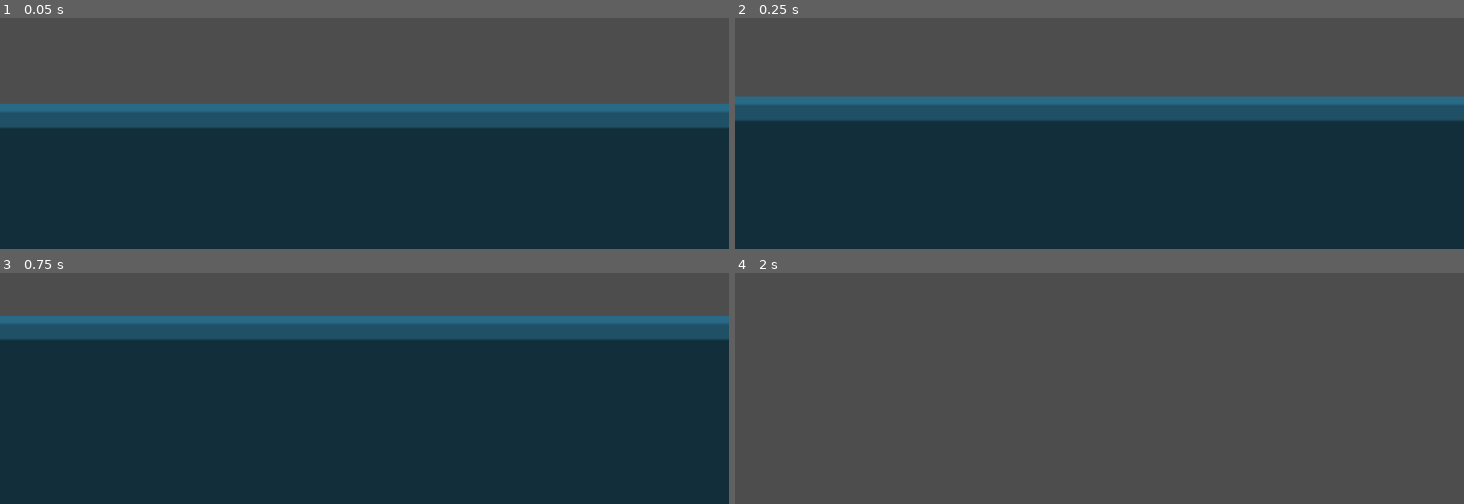
Above: before the commit, frames 1-4 (two rows, left to right).
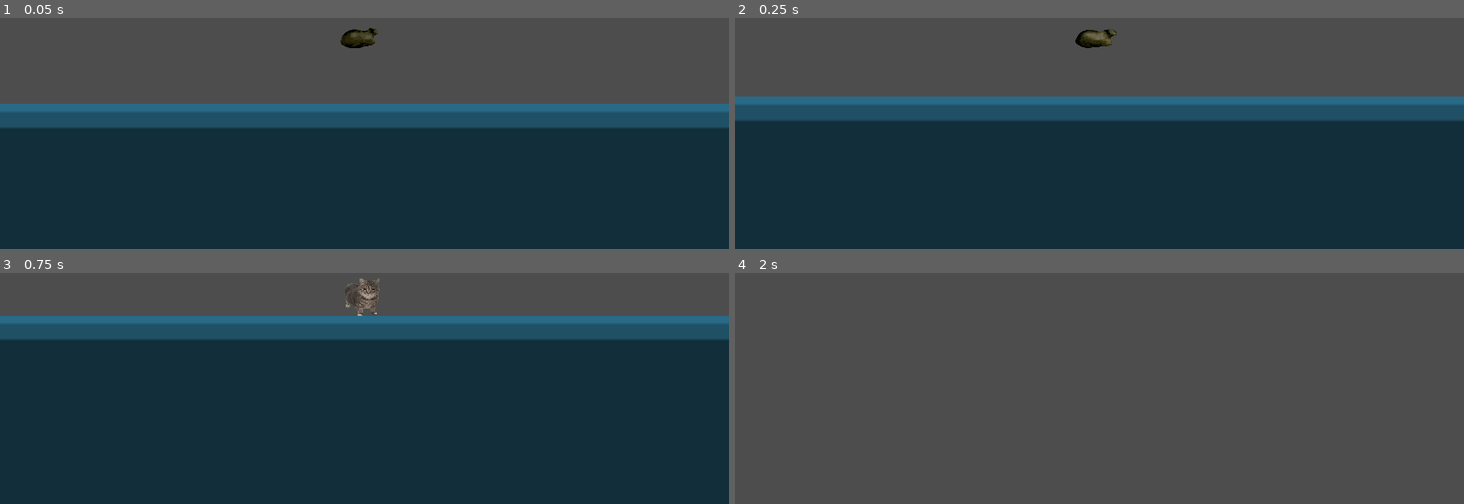
Above: after the commit, the same moments.

Repository: Inkling4/jumpy-cat
Game: Godot game, scene res://scenes/lvl_test.tscn
Same seed, same stepped clock (60 frames per second), same inputs: the game is played once before the commit and once after it. The project has no main scene, so this scene is started directly.
Inputs (mouse positions are in pixels of both pictures, inside the frame that each line leads up to):
- Up to frame 1 (0.05 s): no input
- Up to frame 2 (0.25 s): no input
- Up to frame 3 (0.75 s): move the mouse to (524, 277) at 0.52 s; press the mouse at (524, 277) at 0.53 s
- Up to frame 4 (2 s): tap Enter at 1.25 s; move the mouse to (953, 319) at 1.27 s; release the mouse at (953, 319) at 1.28 s; click (953, 319) at 1.35 s

The runs differ from the first frame. In frame 1, 0.3% of the frame differs, in the area x 46-52%, y 4-14%; in frame 2, 0.3%, in the area x 46-53%, y 4-14%; in frame 3, 0.3%; in frame 4, nothing differs.

Commit message:
added player sprite

Diff:
--- a/scenes/gato.tscn
+++ b/scenes/gato.tscn
@@ -1,23 +1,399 @@
-[gd_scene load_steps=4 format=3 uid="uid://s4er21x1mdw3"]
+[gd_scene load_steps=57 format=3 uid="uid://s4er21x1mdw3"]
 
 [ext_resource type="Script" uid="uid://dt37aqvc1ivu5" path="res://scripts/gato.gd" id="1_874ei"]
 [ext_resource type="AudioStream" uid="uid://diof5crq4yo0y" path="res://assets/sound/cat-spin-sound .mp3" id="2_0d640"]
+[ext_resource type="Texture2D" uid="uid://cx5cdt2v2ghhe" path="res://assets/sprites/gato.png" id="2_85aii"]
 
 [sub_resource type="CircleShape2D" id="CircleShape2D_85aii"]
 radius = 50.0
 
-[node name="Gato" type="CharacterBody2D" node_paths=PackedStringArray("AudioPlayer")]
+[sub_resource type="AtlasTexture" id="AtlasTexture_djawk"]
+atlas = ExtResource("2_85aii")
+region = Rect2(360, 0, 360, 360)
+
+[sub_resource type="AtlasTexture" id="AtlasTexture_85aii"]
+atlas = ExtResource("2_85aii")
+region = Rect2(0, 0, 360, 360)
+
+[sub_resource type="AtlasTexture" id="AtlasTexture_knjbb"]
+atlas = ExtResource("2_85aii")
+region = Rect2(720, 0, 360, 360)
+
+[sub_resource type="AtlasTexture" id="AtlasTexture_mll3j"]
+atlas = ExtResource("2_85aii")
+region = Rect2(1080, 0, 360, 360)
+
+[sub_resource type="AtlasTexture" id="AtlasTexture_bt7dp"]
+atlas = ExtResource("2_85aii")
+region = Rect2(1440, 0, 360, 360)
+
+[sub_resource type="AtlasTexture" id="AtlasTexture_yyg4i"]
+atlas = ExtResource("2_85aii")
+region = Rect2(1800, 0, 360, 360)
+
+[sub_resource type="AtlasTexture" id="AtlasTexture_ipn53"]
+atlas = ExtResource("2_85aii")
+region = Rect2(2160, 0, 360, 360)
+
+[sub_resource type="AtlasTexture" id="AtlasTexture_ou6dj"]
+atlas = ExtResource("2_85aii")
+region = Rect2(2520, 0, 360, 360)
+
+[sub_resource type="AtlasTexture" id="AtlasTexture_d0v28"]
+atlas = ExtResource("2_85aii")
+region = Rect2(0, 360, 360, 360)
+
+[sub_resource type="AtlasTexture" id="AtlasTexture_7e64k"]
+atlas = ExtResource("2_85aii")
+region = Rect2(360, 360, 360, 360)
+
+[sub_resource type="AtlasTexture" id="AtlasTexture_tcbsd"]
+atlas = ExtResource("2_85aii")
+region = Rect2(720, 360, 360, 360)
+
+[sub_resource type="AtlasTexture" id="AtlasTexture_ifa8a"]
+atlas = ExtResource("2_85aii")
+region = Rect2(1080, 360, 360, 360)
+
+[sub_resource type="AtlasTexture" id="AtlasTexture_jn5ls"]
+atlas = ExtResource("2_85aii")
+region = Rect2(1440, 360, 360, 360)
+
+[sub_resource type="AtlasTexture" id="AtlasTexture_ps0uf"]
+atlas = ExtResource("2_85aii")
+region = Rect2(1800, 360, 360, 360)
+
+[sub_resource type="AtlasTexture" id="AtlasTexture_25a5w"]
+atlas = ExtResource("2_85aii")
+region = Rect2(2160, 360, 360, 360)
+
+[sub_resource type="AtlasTexture" id="AtlasTexture_tgpsb"]
+atlas = ExtResource("2_85aii")
+region = Rect2(2520, 360, 360, 360)
+
+[sub_resource type="AtlasTexture" id="AtlasTexture_dtogy"]
+atlas = ExtResource("2_85aii")
+region = Rect2(0, 720, 360, 360)
+
+[sub_resource type="AtlasTexture" id="AtlasTexture_bns6q"]
+atlas = ExtResource("2_85aii")
+region = Rect2(360, 720, 360, 360)
+
+[sub_resource type="AtlasTexture" id="AtlasTexture_fp8su"]
+atlas = ExtResource("2_85aii")
+region = Rect2(720, 720, 360, 360)
+
+[sub_resource type="AtlasTexture" id="AtlasTexture_aoyoo"]
+atlas = ExtResource("2_85aii")
+region = Rect2(1080, 720, 360, 360)
+
+[sub_resource type="AtlasTexture" id="AtlasTexture_j2it0"]
+atlas = ExtResource("2_85aii")
+region = Rect2(1440, 720, 360, 360)
+
+[sub_resource type="AtlasTexture" id="AtlasTexture_w0hxq"]
+atlas = ExtResource("2_85aii")
+region = Rect2(1800, 720, 360, 360)
+
+[sub_resource type="AtlasTexture" id="AtlasTexture_idetw"]
+atlas = ExtResource("2_85aii")
+region = Rect2(2160, 720, 360, 360)
+
+[sub_resource type="AtlasTexture" id="AtlasTexture_p4nd5"]
+atlas = ExtResource("2_85aii")
+region = Rect2(2520, 720, 360, 360)
+
+[sub_resource type="AtlasTexture" id="AtlasTexture_5pp5x"]
+atlas = ExtResource("2_85aii")
+region = Rect2(0, 1080, 360, 360)
+
+[sub_resource type="AtlasTexture" id="AtlasTexture_xjxrx"]
+atlas = ExtResource("2_85aii")
+region = Rect2(360, 1080, 360, 360)
+
+[sub_resource type="AtlasTexture" id="AtlasTexture_8ajw3"]
+atlas = ExtResource("2_85aii")
+region = Rect2(720, 1080, 360, 360)
+
+[sub_resource type="AtlasTexture" id="AtlasTexture_3vmo6"]
+atlas = ExtResource("2_85aii")
+region = Rect2(1080, 1080, 360, 360)
+
+[sub_resource type="AtlasTexture" id="AtlasTexture_gnyuv"]
+atlas = ExtResource("2_85aii")
+region = Rect2(1440, 1080, 360, 360)
+
+[sub_resource type="AtlasTexture" id="AtlasTexture_ro0xr"]
+atlas = ExtResource("2_85aii")
+region = Rect2(1800, 1080, 360, 360)
+
+[sub_resource type="AtlasTexture" id="AtlasTexture_lh6lj"]
+atlas = ExtResource("2_85aii")
+region = Rect2(2160, 1080, 360, 360)
+
+[sub_resource type="AtlasTexture" id="AtlasTexture_f3fts"]
+atlas = ExtResource("2_85aii")
+region = Rect2(2520, 1080, 360, 360)
+
+[sub_resource type="AtlasTexture" id="AtlasTexture_nnyuj"]
+atlas = ExtResource("2_85aii")
+region = Rect2(0, 1440, 360, 360)
+
+[sub_resource type="AtlasTexture" id="AtlasTexture_yr8jk"]
+atlas = ExtResource("2_85aii")
+region = Rect2(360, 1440, 360, 360)
+
+[sub_resource type="AtlasTexture" id="AtlasTexture_eolr0"]
+atlas = ExtResource("2_85aii")
+region = Rect2(720, 1440, 360, 360)
+
+[sub_resource type="AtlasTexture" id="AtlasTexture_tacfr"]
+atlas = ExtResource("2_85aii")
+region = Rect2(1080, 1440, 360, 360)
+
+[sub_resource type="AtlasTexture" id="AtlasTexture_acxqv"]
+atlas = ExtResource("2_85aii")
+region = Rect2(1440, 1440, 360, 360)
+
+[sub_resource type="AtlasTexture" id="AtlasTexture_idig0"]
+atlas = ExtResource("2_85aii")
+region = Rect2(1800, 1440, 360, 360)
+
+[sub_resource type="AtlasTexture" id="AtlasTexture_mfd41"]
+atlas = ExtResource("2_85aii")
+region = Rect2(2160, 1440, 360, 360)
+
+[sub_resource type="AtlasTexture" id="AtlasTexture_coktv"]
+atlas = ExtResource("2_85aii")
+region = Rect2(2520, 1440, 360, 360)
+
+[sub_resource type="AtlasTexture" id="AtlasTexture_l0ob5"]
+atlas = ExtResource("2_85aii")
+region = Rect2(0, 1800, 360, 360)
+
+[sub_resource type="AtlasTexture" id="AtlasTexture_nqguf"]
+atlas = ExtResource("2_85aii")
+region = Rect2(360, 1800, 360, 360)
+
+[sub_resource type="AtlasTexture" id="AtlasTexture_lff7b"]
+atlas = ExtResource("2_85aii")
+region = Rect2(720, 1800, 360, 360)
+
+[sub_resource type="AtlasTexture" id="AtlasTexture_uvv36"]
+atlas = ExtResource("2_85aii")
+region = Rect2(1080, 1800, 360, 360)
+
+[sub_resource type="AtlasTexture" id="AtlasTexture_owha8"]
+atlas = ExtResource("2_85aii")
+region = Rect2(1440, 1800, 360, 360)
+
+[sub_resource type="AtlasTexture" id="AtlasTexture_fay4p"]
+atlas = ExtResource("2_85aii")
+region = Rect2(1800, 1800, 360, 360)
+
+[sub_resource type="AtlasTexture" id="AtlasTexture_w0et2"]
+atlas = ExtResource("2_85aii")
+region = Rect2(2160, 1800, 360, 360)
+
+[sub_resource type="AtlasTexture" id="AtlasTexture_3aqg1"]
+atlas = ExtResource("2_85aii")
+region = Rect2(2520, 1800, 360, 360)
+
+[sub_resource type="AtlasTexture" id="AtlasTexture_nev7k"]
+atlas = ExtResource("2_85aii")
+region = Rect2(0, 2160, 360, 360)
+
+[sub_resource type="AtlasTexture" id="AtlasTexture_s26r5"]
+atlas = ExtResource("2_85aii")
+region = Rect2(360, 2160, 360, 360)
+
+[sub_resource type="AtlasTexture" id="AtlasTexture_oopfo"]
+atlas = ExtResource("2_85aii")
+region = Rect2(720, 2160, 360, 360)
+
+[sub_resource type="SpriteFrames" id="SpriteFrames_po5vs"]
+animations = [{
+"frames": [{
+"duration": 1.0,
+"texture": SubResource("AtlasTexture_djawk")
+}],
+"loop": true,
+"name": &"default",
+"speed": 5.0
+}, {
+"frames": [{
+"duration": 1.0,
+"texture": SubResource("AtlasTexture_85aii")
+}, {
+"duration": 1.0,
+"texture": SubResource("AtlasTexture_knjbb")
+}, {
+"duration": 1.0,
+"texture": SubResource("AtlasTexture_mll3j")
+}, {
+"duration": 1.0,
+"texture": SubResource("AtlasTexture_bt7dp")
+}, {
+"duration": 1.0,
+"texture": SubResource("AtlasTexture_yyg4i")
+}, {
+"duration": 1.0,
+"texture": SubResource("AtlasTexture_ipn53")
+}, {
+"duration": 1.0,
+"texture": SubResource("AtlasTexture_ou6dj")
+}, {
+"duration": 1.0,
+"texture": SubResource("AtlasTexture_d0v28")
+}, {
+"duration": 1.0,
+"texture": SubResource("AtlasTexture_7e64k")
+}, {
+"duration": 1.0,
+"texture": SubResource("AtlasTexture_tcbsd")
+}, {
+"duration": 1.0,
+"texture": SubResource("AtlasTexture_ifa8a")
+}, {
+"duration": 1.0,
+"texture": SubResource("AtlasTexture_jn5ls")
+}, {
+"duration": 1.0,
+"texture": SubResource("AtlasTexture_ps0uf")
+}, {
+"duration": 1.0,
+"texture": SubResource("AtlasTexture_25a5w")
+}, {
+"duration": 1.0,
+"texture": SubResource("AtlasTexture_tgpsb")
+}, {
+"duration": 1.0,
+"texture": SubResource("AtlasTexture_dtogy")
+}, {
+"duration": 1.0,
+"texture": SubResource("AtlasTexture_bns6q")
+}, {
+"duration": 1.0,
+"texture": SubResource("AtlasTexture_fp8su")
+}, {
+"duration": 1.0,
+"texture": SubResource("AtlasTexture_aoyoo")
+}, {
+"duration": 1.0,
+"texture": SubResource("AtlasTexture_j2it0")
+}, {
+"duration": 1.0,
+"texture": SubResource("AtlasTexture_w0hxq")
+}, {
+"duration": 1.0,
+"texture": SubResource("AtlasTexture_idetw")
+}, {
+"duration": 1.0,
+"texture": SubResource("AtlasTexture_p4nd5")
+}, {
+"duration": 1.0,
+"texture": SubResource("AtlasTexture_5pp5x")
+}, {
+"duration": 1.0,
+"texture": SubResource("AtlasTexture_xjxrx")
+}, {
+"duration": 1.0,
+"texture": SubResource("AtlasTexture_8ajw3")
+}, {
+"duration": 1.0,
+"texture": SubResource("AtlasTexture_3vmo6")
+}, {
+"duration": 1.0,
+"texture": SubResource("AtlasTexture_gnyuv")
+}, {
+"duration": 1.0,
+"texture": SubResource("AtlasTexture_ro0xr")
+}, {
+"duration": 1.0,
+"texture": SubResource("AtlasTexture_lh6lj")
+}, {
+"duration": 1.0,
+"texture": SubResource("AtlasTexture_f3fts")
+}, {
+"duration": 1.0,
+"texture": SubResource("AtlasTexture_nnyuj")
+}, {
+"duration": 1.0,
+"texture": SubResource("AtlasTexture_yr8jk")
+}, {
+"duration": 1.0,
+"texture": SubResource("AtlasTexture_eolr0")
+}, {
+"duration": 1.0,
+"texture": SubResource("AtlasTexture_tacfr")
+}, {
+"duration": 1.0,
+"texture": SubResource("AtlasTexture_acxqv")
+}, {
+"duration": 1.0,
+"texture": SubResource("AtlasTexture_idig0")
+}, {
+"duration": 1.0,
+"texture": SubResource("AtlasTexture_mfd41")
+}, {
+"duration": 1.0,
+"texture": SubResource("AtlasTexture_coktv")
+}, {
+"duration": 1.0,
+"texture": SubResource("AtlasTexture_l0ob5")
+}, {
+"duration": 1.0,
+"texture": SubResource("AtlasTexture_nqguf")
+}, {
+"duration": 1.0,
+"texture": SubResource("AtlasTexture_lff7b")
+}, {
+"duration": 1.0,
+"texture": SubResource("AtlasTexture_uvv36")
+}, {
+"duration": 1.0,
+"texture": SubResource("AtlasTexture_owha8")
+}, {
+"duration": 1.0,
+"texture": SubResource("AtlasTexture_fay4p")
+}, {
+"duration": 1.0,
+"texture": SubResource("AtlasTexture_w0et2")
+}, {
+"duration": 1.0,
+"texture": SubResource("AtlasTexture_3aqg1")
+}, {
+"duration": 1.0,
+"texture": SubResource("AtlasTexture_nev7k")
+}, {
+"duration": 1.0,
+"texture": SubResource("AtlasTexture_s26r5")
+}, {
+"duration": 1.0,
+"texture": SubResource("AtlasTexture_oopfo")
+}],
+"loop": true,
+"name": &"spin",
+"speed": 24.0
+}]
+
+[node name="Gato" type="CharacterBody2D" node_paths=PackedStringArray("AudioPlayer", "animated_sprite_2d")]
 script = ExtResource("1_874ei")
 AudioPlayer = NodePath("AudioStreamPlayer2D")
+animated_sprite_2d = NodePath("CollisionShape2D/AnimatedSprite2D")
 gravity = 600.0
 y_launch_speed_limit = 800.0
 x_launch_speed_limit = 400.0
 friction = 6000.0
 
-[node name="AnimatedSprite2D" type="AnimatedSprite2D" parent="."]
-
 [node name="CollisionShape2D" type="CollisionShape2D" parent="."]
 shape = SubResource("CircleShape2D_85aii")
 
+[node name="AnimatedSprite2D" type="AnimatedSprite2D" parent="CollisionShape2D"]
+position = Vector2(5, -11)
+scale = Vector2(0.495, 0.405)
+sprite_frames = SubResource("SpriteFrames_po5vs")
+frame_progress = 0.041392997
+
 [node name="AudioStreamPlayer2D" type="AudioStreamPlayer2D" parent="."]
 stream = ExtResource("2_0d640")
--- a/scripts/gato.gd
+++ b/scripts/gato.gd
@@ -2,6 +2,7 @@
 extends CharacterBody2D
 
 @export var AudioPlayer : AudioStreamPlayer2D
+@export var animated_sprite_2d: AnimatedSprite2D
 
 # Is true while player holds the finger down/is dragging the aim.
 var is_dragging := false
@@ -33,8 +34,10 @@
 	# Sound
 	if (!is_on_floor() and !AudioPlayer.playing):
 		AudioPlayer.play()
+		animated_sprite_2d.play("spin")
 	elif (is_on_floor()):
 		AudioPlayer.stop()
+		animated_sprite_2d.play("default")
 
 	# Gravity
 	if (!is_on_floor()):
Binary file added: assets/sprites/gato.png
Not shown, added: assets/sprites/gato.png.import
